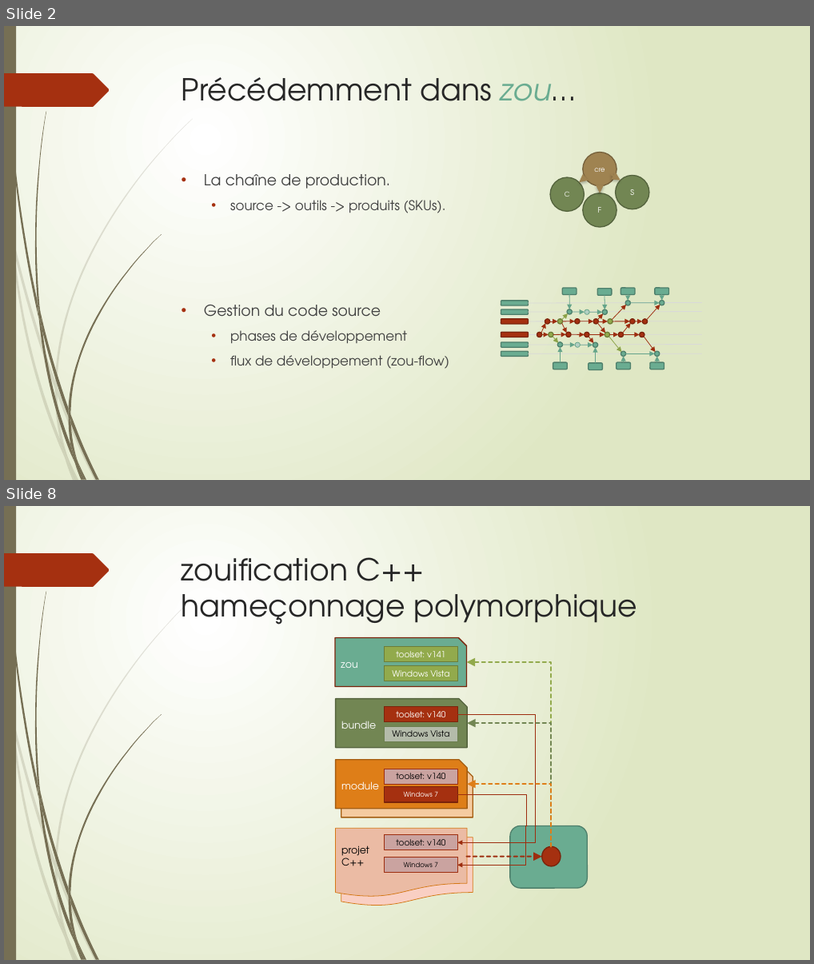
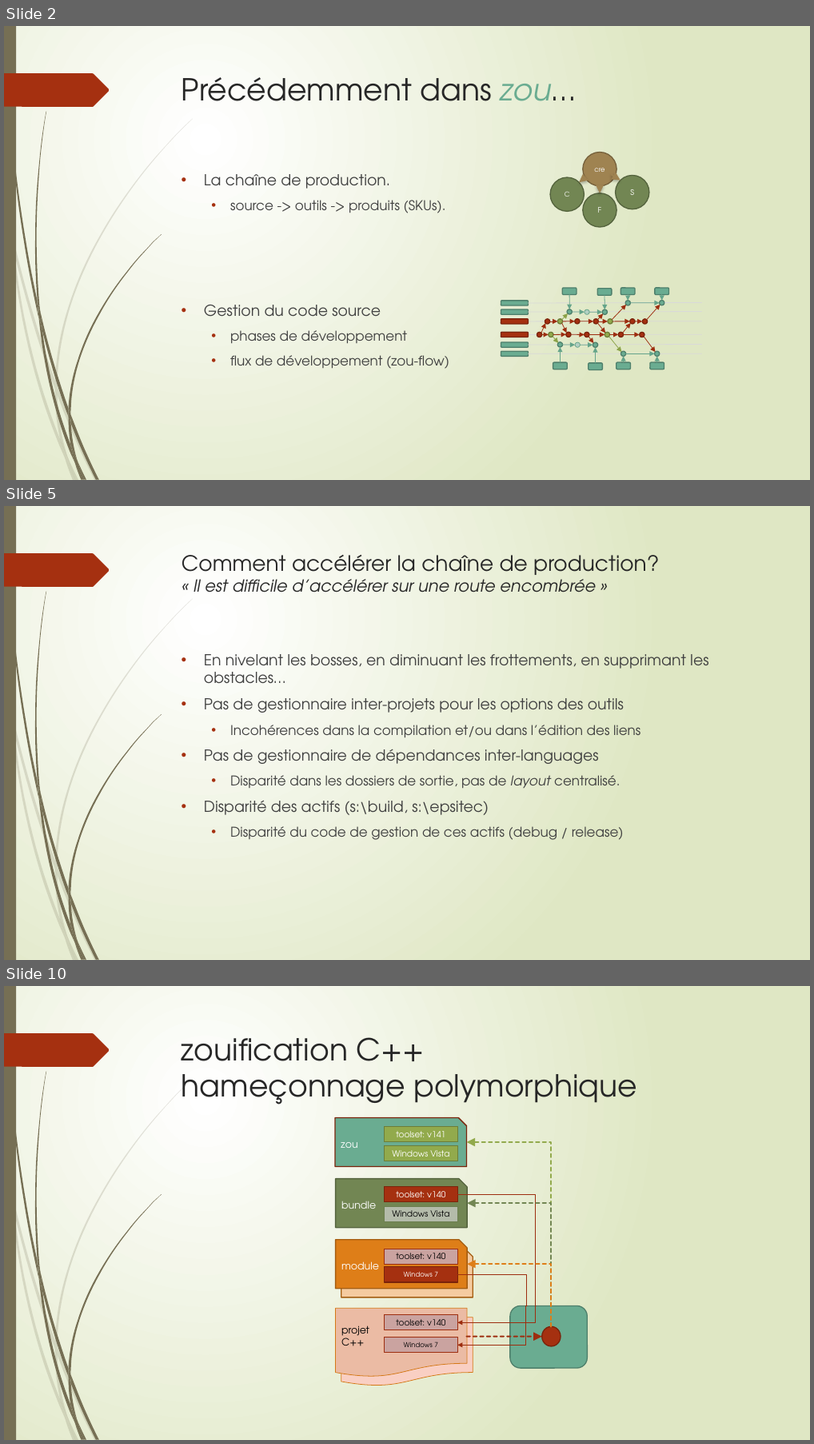
Before and after one commit to epsitec-sa/zou, a slide deck: .Documentation/zou ou la recette du succès.pptx. Shown one above the other, each under a label of ours: slides 2 and 8 before the commit, slides 2, 5 and 10 after it; the slides between them are not shown. The pictures are 814x964 and 814x1444 pixels, drawn with LibreOffice and Linux fonts; fonts in the diff are those of the drawing. Boxes give left, top, right and bottom in pixels: in the first picture for what was removed or moved away, otherwise in the second. Text is boxed around its words. In the diff, an @@ line names an element or a change of style, - is before the commit and + after.

```diff
--- a/.Documentation/zou ou la recette du succès.pptx
+++ b/.Documentation/zou ou la recette du succès.pptx
@@ slide 5 added at <box>4,506,810,960</box>, background gradient #FFFFFF to #DFE8C4; not listed: 24 template elements that a slide beside it also shows @@
@@ title added at <box>182,555,659,592</box>, 19.8 pt, text #262626, italic @@
+Comment accélérer la chaîne de production?
+« Il est difficile d’accélérer sur une route encombrée »
@@ text added at <box>204,654,709,840</box>, 18 pt, text #404040 @@
+• En nivelant les bosses, en diminuant les frottements, en supprimant les obstacles…
+• Pas de gestionnaire inter-projets pour les options des outils
+  • Incohérences dans la compilation et/ou dans l’édition des liens
+• Pas de gestionnaire de dépendances inter-languages
+  • Disparité dans les dossiers de sortie, pas de layout centralisé.
+• Disparité des actifs (s:\build, s:\epsitec)
+  • Disparité du code de gestion de ces actifs (debug / release)
@@ what was slide 8 is now slide 10 @@
```
Also in this commit, not shown: 7 slides changed, 2 other slides added.
